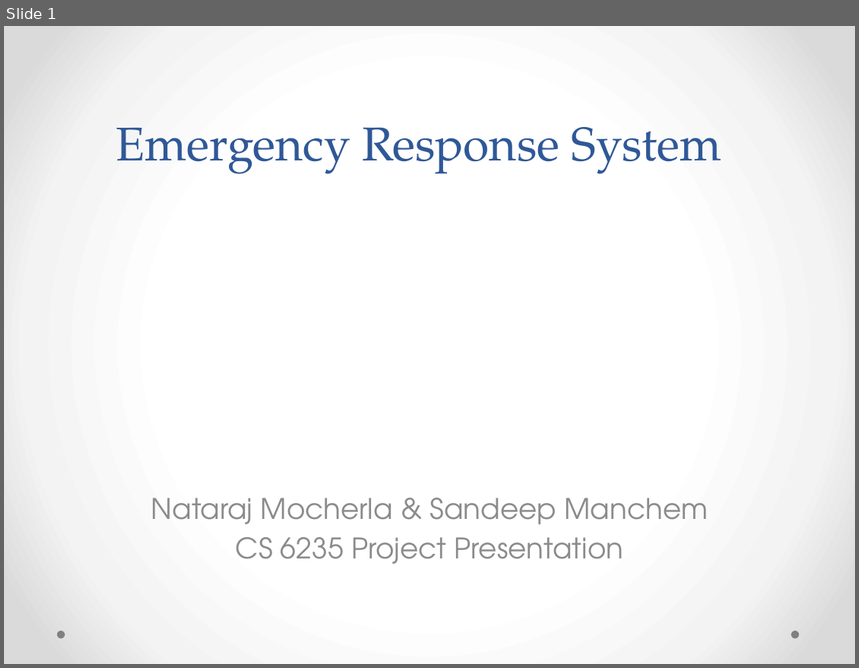
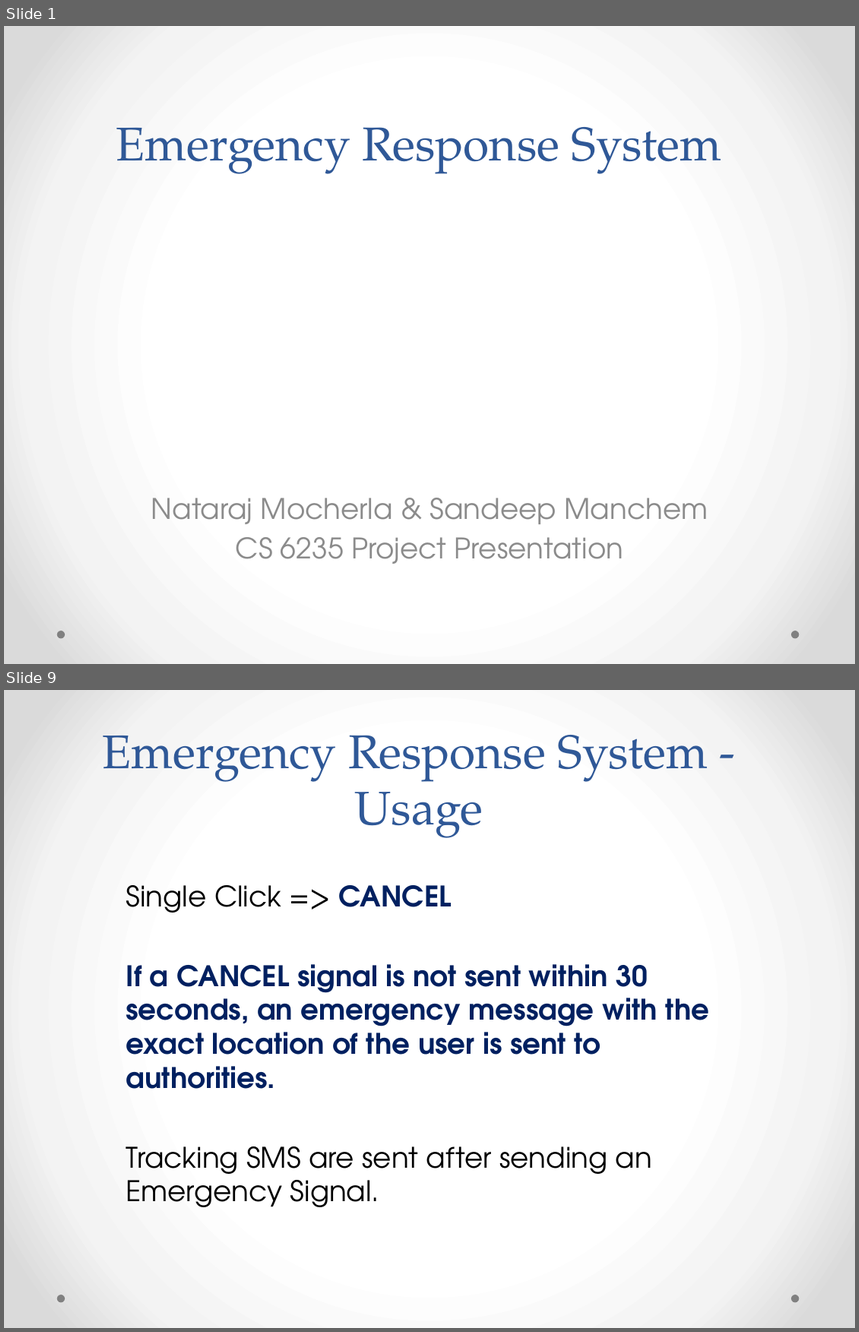
Before and after one commit to natrajkaushik/EmergencyResponseSystem, a slide deck: presentation/Emergency Response System.pptx. Shown one above the other, each under a label of ours: slide 1 before the commit, slides 1 and 9 after it; the slides between them are not shown. The pictures are 859x668 and 859x1332 pixels, drawn with LibreOffice and Linux fonts; fonts in the diff are those of the drawing. Boxes give left, top, right and bottom in pixels: in the first picture for what was removed or moved away, otherwise in the second. Text is boxed around its words. In the diff, an @@ line names an element or a change of style, - is before the commit and + after.

```diff
--- a/presentation/Emergency Response System.pptx
+++ b/presentation/Emergency Response System.pptx
@@ slide 9 added at box(4, 690, 855, 1328), background gradient #FFFFFF to #F4F4F4 to #DADADA; not listed: 2 template elements that a slide beside it also shows @@
@@ title added at box(103, 735, 709, 838), 40 pt, text #2F5897 @@
+Emergency Response System - Usage
@@ subtitle added at box(126, 885, 710, 1208), 24 pt, text #002060, bold @@
+Single Click => CANCEL
+If a CANCEL signal is not sent within 30 seconds, an emergency message with the exact location of the user is sent to authorities.
+Tracking SMS are sent after sending an Emergency Signal.
```
Also in this commit, not shown: 5 slides changed, 3 other slides added, 8 other files.
